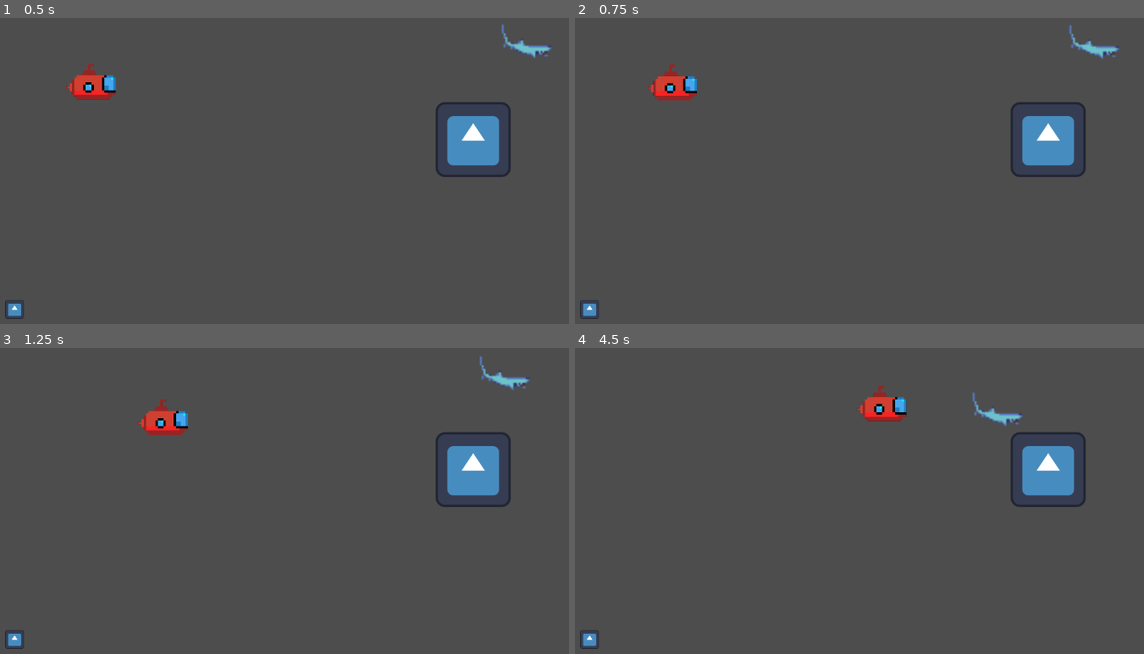
Above: before the commit, frames 1-4 (two rows, left to right).
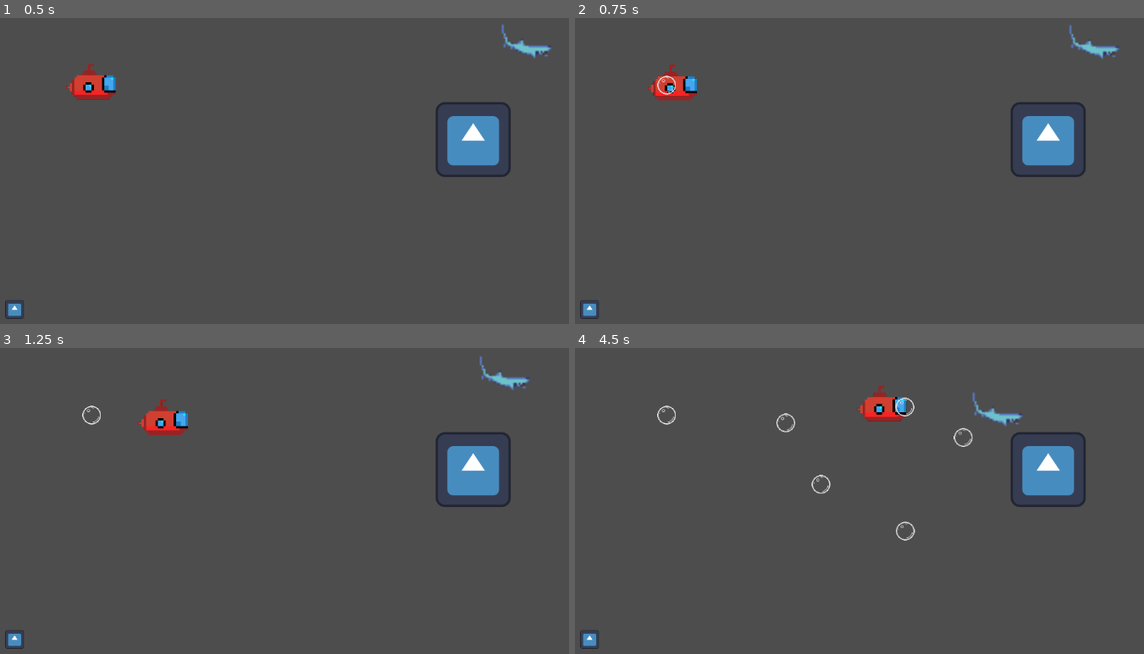
Above: after the commit, the same moments.

Repository: SStewart424/brackeys-game-jam-23
Game: Godot game, scene res://Main.tscn
Two runs of this game, one before a commit and one after it. Both use one fixed random seed, a clock stepped at 60 frames per second and the inputs below. The engine's default icon, where the game draws it, is replaced by a stand-in: a white triangle on a blue panel in a dark square.
Inputs (mouse positions are in pixels of both pictures, inside the frame that each line leads up to):
- Up to frame 1 (0.5 s): no input
- Up to frame 2 (0.75 s): move the mouse to (1052, 128) at 0.52 s; hold Right (ui_right) from 0.53 s (still down); click (1052, 128) at 0.6 s
- Up to frame 3 (1.25 s): keep holding Right (ui_right)
- Up to frame 4 (4.5 s): move the mouse to (768, 494) at 1.27 s; release Right (ui_right) at 1.28 s; hold Down (ui_down) 1.28-2.03 s; tap Space (sonar) at 1.35 s; click (768, 494) at 1.55 s; move the mouse to (967, 393) at 2.02 s; hold Right (ui_right) 2.03-2.78 s; click (967, 393) at 2.1 s; move the mouse to (865, 553) at 2.77 s; hold Up (ui_up) 2.78-3.53 s; click (865, 553) at 2.85 s; move the mouse to (1104, 531) at 3.52 s; hold Space (sonar) 3.53-4.28 s; hold Left (ui_left) from 3.53 s (still down); click (1104, 531) at 3.8 s; move the mouse to (700, 418) at 4.27 s; click (700, 418) at 4.35 s

Frame 1 is identical in both runs. In frame 2, less than 0.1% of the frame differs, in the area x 14-18%, y 18-26%; in frame 3, less than 0.1%; in frame 4, 0.4%, in the area x 14-70%, y 16-63%.

Commit message:
Spawn bubble when firing

Diff:
--- /dev/null
+++ b/Bubble.tscn
@@ -0,0 +1,14 @@
+[gd_scene load_steps=3 format=3 uid="uid://cclic7y34kca0"]
+
+[ext_resource type="Texture2D" uid="uid://cn2l2wp355spm" path="res://bubble.png" id="1_jt0bw"]
+
+[sub_resource type="CircleShape2D" id="CircleShape2D_u2ghx"]
+radius = 17.0294
+
+[node name="Bubble" type="Area2D"]
+
+[node name="CollisionShape2D" type="CollisionShape2D" parent="."]
+shape = SubResource("CircleShape2D_u2ghx")
+
+[node name="Sprite2D" type="Sprite2D" parent="."]
+texture = ExtResource("1_jt0bw")
--- /dev/null
+++ b/Main.gd
@@ -0,0 +1,16 @@
+extends Node2D
+
+var bubble = preload("res://Bubble.tscn")
+# Called when the node enters the scene tree for the first time.
+func _ready():
+    pass # Replace with function body.
+
+
+# Called every frame. 'delta' is the elapsed time since the previous frame.
+func _process(delta):
+    pass
+
+func _on_player_missile_fire(position):
+    var bullet = bubble.instantiate()
+    bullet.position = position
+    add_child(bullet)
--- a/Main.tscn
+++ b/Main.tscn
@@ -1,11 +1,13 @@
-[gd_scene load_steps=5 format=3 uid="uid://oa08cq2rxqum"]
+[gd_scene load_steps=6 format=3 uid="uid://oa08cq2rxqum"]
 
+[ext_resource type="Script" path="res://Main.gd" id="1_c6s4m"]
 [ext_resource type="PackedScene" uid="uid://b0nj2t4hiob6a" path="res://Player.tscn" id="1_odt7v"]
 [ext_resource type="PackedScene" uid="uid://lvsvp7bk6fhr" path="res://Mine.tscn" id="2_7te8d"]
 [ext_resource type="PackedScene" uid="uid://ctcfpflkpbkgf" path="res://EnemyShark.tscn" id="3_v0qcx"]
 [ext_resource type="PackedScene" uid="uid://bwh133vw085xm" path="res://Sonar.tscn" id="4_xk4r6"]
 
 [node name="Main" type="Node2D"]
+script = ExtResource("1_c6s4m")
 
 [node name="Player" parent="." instance=ExtResource("1_odt7v")]
 position = Vector2(175, 220)
@@ -20,4 +22,5 @@
 [node name="Sonar" parent="." instance=ExtResource("4_xk4r6")]
 position = Vector2(45, 603)
 
+[connection signal="missile_fire" from="Player" to="." method="_on_player_missile_fire"]
 [connection signal="sonar_activated" from="Sonar" to="Mine" method="_on_sonar_sonar_activated"]
--- a/Player.gd
+++ b/Player.gd
@@ -7,6 +7,8 @@
 @export var health: int = 20
 
 @onready var _animation = $AnimationPlayer
+
+signal missile_fire
 
 
 func _ready():
@@ -20,6 +22,10 @@
 
     input.x = int(Input.is_action_pressed("ui_right")) - int(Input.is_action_pressed("ui_left"))
     input.y = int(Input.is_action_pressed("ui_down")) - int(Input.is_action_pressed("ui_up"))
+
+    if Input.is_action_just_pressed("fire"):
+        missile_fire.emit(position)
+
     return input.normalized()
 
 
--- a/project.godot
+++ b/project.godot
@@ -26,6 +26,12 @@
 "events": [Object(InputEventKey,"resource_local_to_scene":false,"resource_name":"","device":-1,"window_id":0,"alt_pressed":false,"shift_pressed":false,"ctrl_pressed":false,"meta_pressed":false,"pressed":false,"keycode":0,"physical_keycode":32,"key_label":0,"unicode":32,"echo":false,"script":null)
 ]
 }
+fire={
+"deadzone": 0.5,
+"events": [Object(InputEventMouseButton,"resource_local_to_scene":false,"resource_name":"","device":-1,"window_id":0,"alt_pressed":false,"shift_pressed":false,"ctrl_pressed":false,"meta_pressed":false,"button_mask":1,"position":Vector2(222, 19),"global_position":Vector2(226, 62),"factor":1.0,"button_index":1,"canceled":false,"pressed":true,"double_click":false,"script":null)
+, Object(InputEventKey,"resource_local_to_scene":false,"resource_name":"","device":-1,"window_id":0,"alt_pressed":false,"shift_pressed":false,"ctrl_pressed":false,"meta_pressed":false,"pressed":false,"keycode":0,"physical_keycode":70,"key_label":0,"unicode":102,"echo":false,"script":null)
+]
+}
 
 [physics]
 
Binary file added: bubble.png
Not shown, added: bubble.png.import
